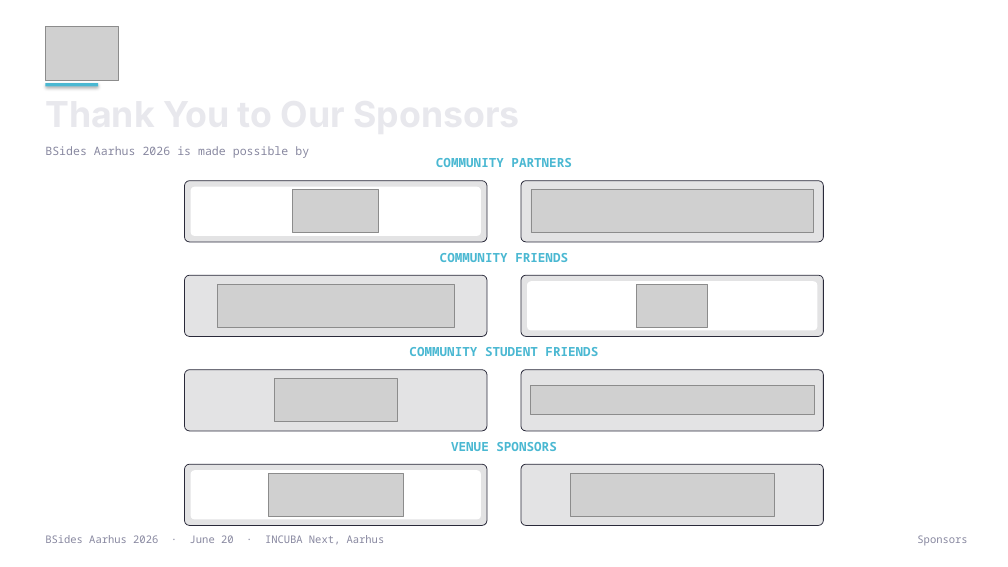
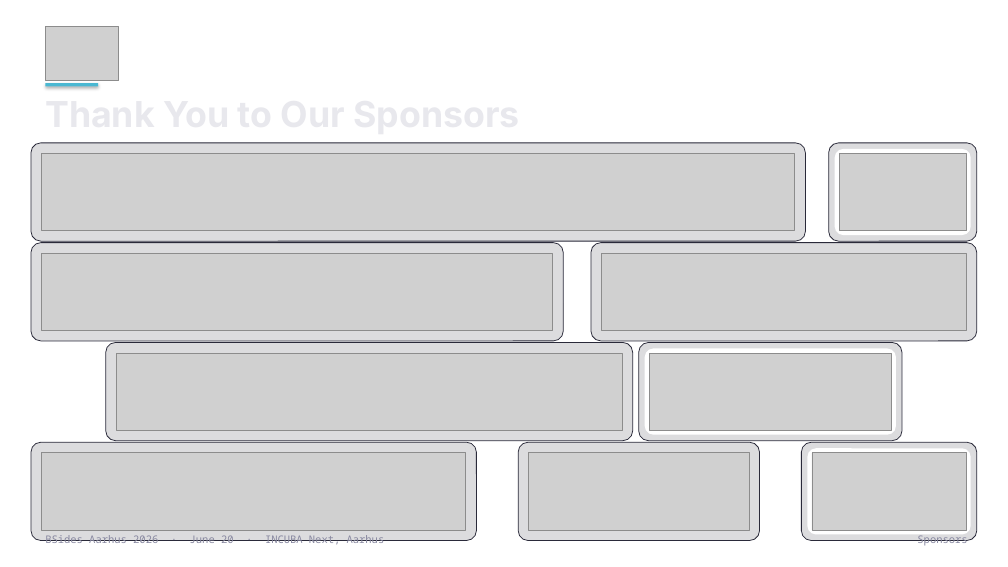
Before and after one commit to BSides-Aarhus/Website-2026, a slide deck: slide 6 of Plans/template-output/bsides-aarhus-2026-template.pptx. Drawn at 1008x567 pixels with LibreOffice and Linux fonts; fonts in the diff are those of the drawing; grey boxes stand for pictures; background and template pictures are left out. Boxes give left, top, right and bottom in pixels: in the first picture for what was removed or moved away, otherwise in the second. Text is boxed around its words. In the diff, an @@ line names an element or a change of style, - is before the commit and + after.

Commit message:
feat: enhance sponsor display logic in PowerPoint template for BSides Aarhus 2026

```diff
--- a/Plans/template-output/bsides-aarhus-2026-template.pptx
+++ b/Plans/template-output/bsides-aarhus-2026-template.pptx
@@ rounded rectangle added at bbox=[31, 143, 805, 241], fill #1A1A25 at 15% opacity, outline #2A2A3A 0.75 pt @@
@@ text removed at bbox=[45, 146, 309, 158] @@
-BSides Aarhus 2026 is made possible by
@@ rounded rectangle added at bbox=[829, 143, 977, 241], fill #1A1A25 at 15% opacity, outline #2A2A3A 0.75 pt @@
@@ rounded rectangle added at bbox=[835, 149, 971, 235], fill #FFFFFF @@
@@ picture: place and size @@
-picture at bbox=[530, 386, 814, 414]
+picture at bbox=[42, 154, 795, 231]
@@ text removed at bbox=[436, 158, 571, 167] @@
-COMMUNITY PARTNERS
@@ picture: place and size @@
-picture at bbox=[637, 284, 708, 327]
+picture at bbox=[839, 154, 966, 231]
@@ rounded rectangle removed at bbox=[185, 181, 487, 242] @@
@@ rounded rectangle removed at bbox=[191, 187, 481, 236] @@
@@ rounded rectangle removed at bbox=[521, 181, 823, 242] @@
@@ rounded rectangle: place and size @@
-rounded rectangle at bbox=[185, 275, 487, 337]
+rounded rectangle at bbox=[31, 243, 563, 341]
@@ picture added at bbox=[42, 253, 553, 330] @@
@@ text removed at bbox=[440, 253, 568, 262] @@
-COMMUNITY FRIENDS
@@ rounded rectangle added at bbox=[591, 243, 977, 341], fill #1A1A25 at 15% opacity, outline #2A2A3A 0.75 pt @@
@@ picture: place and size @@
-picture at bbox=[570, 473, 774, 516]
+picture at bbox=[602, 253, 966, 330]
@@ rounded rectangle removed at bbox=[521, 275, 823, 337] @@
@@ rounded rectangle removed at bbox=[527, 281, 817, 330] @@
@@ rounded rectangle: place and size @@
-rounded rectangle at bbox=[185, 370, 487, 431]
+rounded rectangle at bbox=[106, 343, 633, 441]
@@ picture: place and size @@
-picture at bbox=[531, 190, 814, 233]
+picture at bbox=[116, 353, 622, 430]
@@ text removed at bbox=[409, 347, 598, 356] @@
-COMMUNITY STUDENT FRIENDS
@@ fill #1A1A25 at 12% opacity to #1A1A25 at 15% opacity; proportions changed in 5 elements at bbox=[518, 442, 759, 541], bbox=[106, 343, 633, 441], bbox=[31, 243, 563, 341], bbox=[31, 442, 476, 541], bbox=[639, 343, 902, 441] @@
@@ rounded rectangle: place and size @@
-rounded rectangle at bbox=[521, 370, 823, 431]
+rounded rectangle at bbox=[639, 343, 902, 441]
@@ rounded rectangle added at bbox=[645, 349, 896, 435], fill #FFFFFF @@
@@ picture: place and size @@
-picture at bbox=[268, 473, 404, 516]
+picture at bbox=[650, 353, 892, 430]
@@ rounded rectangle: place and size @@
-rounded rectangle at bbox=[185, 464, 487, 526]
+rounded rectangle at bbox=[31, 442, 476, 541]
@@ text removed at bbox=[451, 442, 556, 451] @@
-VENUE SPONSORS
@@ rounded rectangle: place and size @@
-rounded rectangle at bbox=[521, 464, 823, 526]
+rounded rectangle at bbox=[518, 442, 759, 541]
@@ rounded rectangle added at bbox=[802, 442, 977, 541], fill #1A1A25 at 15% opacity, outline #2A2A3A 0.75 pt @@
@@ rounded rectangle added at bbox=[808, 448, 971, 535], fill #FFFFFF @@
@@ picture: place and size @@
-picture at bbox=[217, 284, 454, 327]
+picture at bbox=[42, 453, 466, 530]
@@ rounded rectangle removed at bbox=[191, 470, 481, 520] @@
@@ picture: place and size @@
-picture at bbox=[274, 379, 398, 422]
+picture at bbox=[529, 453, 749, 530]
@@ picture: place and size @@
-picture at bbox=[293, 190, 379, 233]
+picture at bbox=[812, 453, 966, 530]
```
Also in this commit, not shown: 1 other file.
